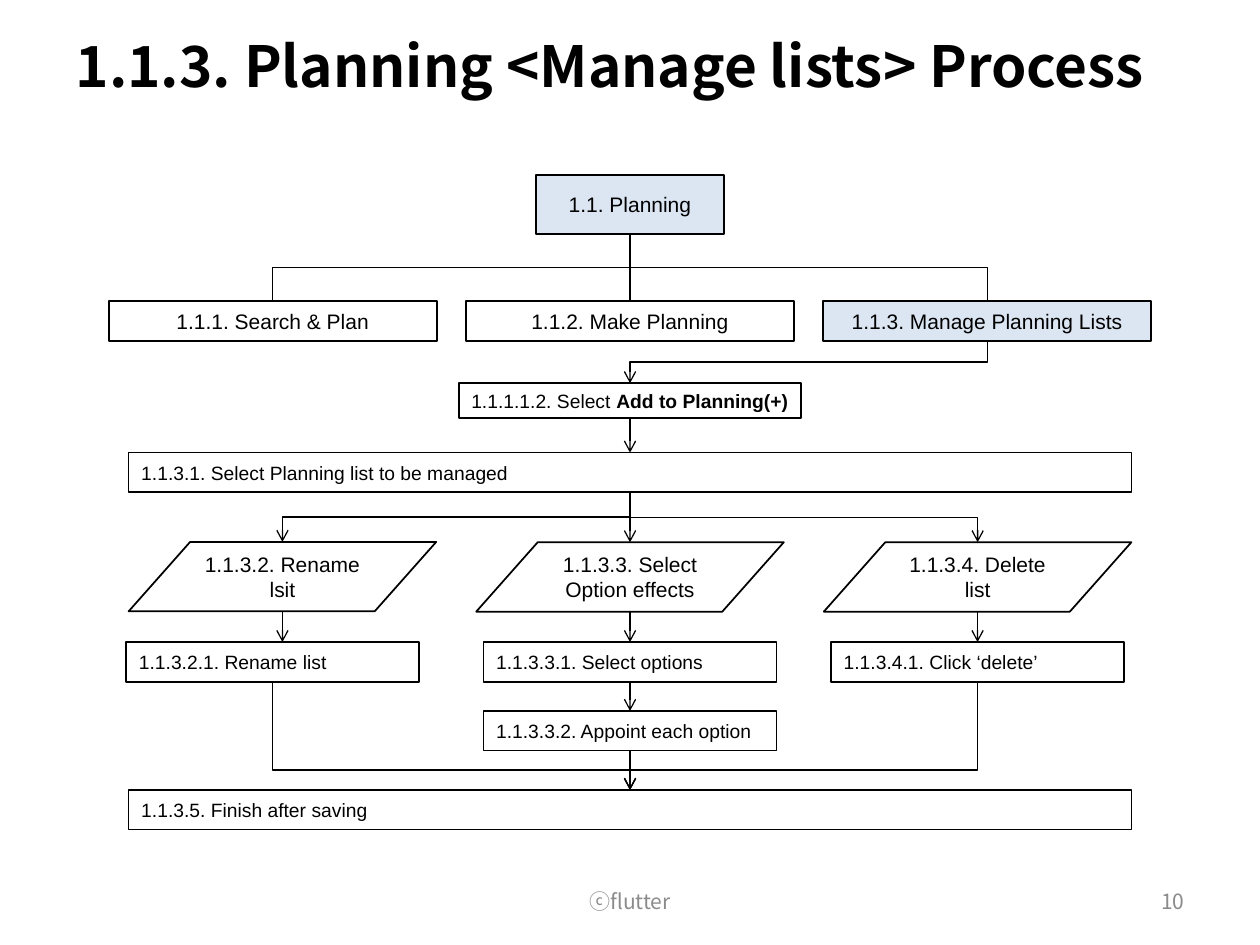
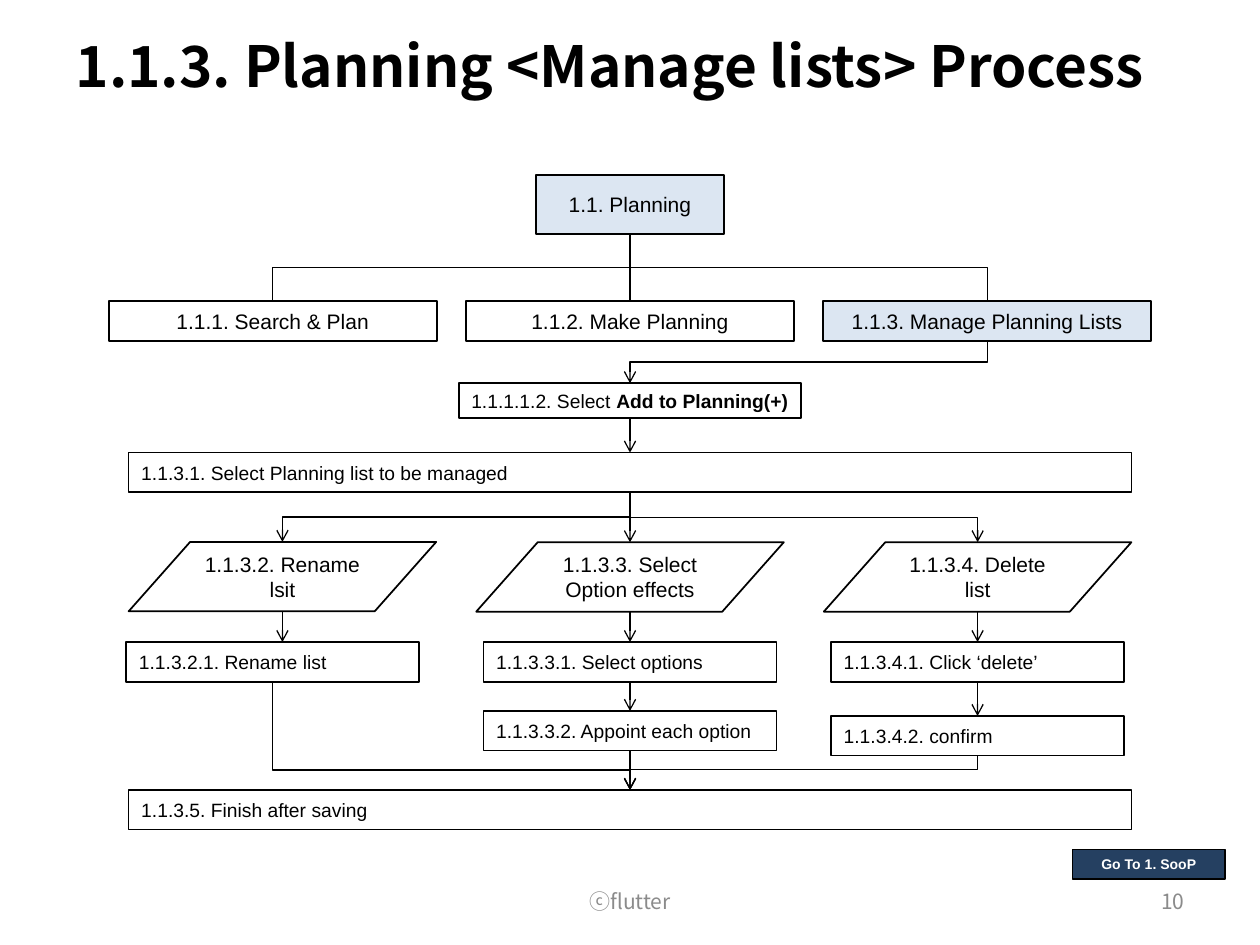
Before and after one commit to wooramc/soop_rep, a slide deck: slide 10 of flutter_process.pptx. Drawn at 1260x945 pixels with LibreOffice and Linux fonts; fonts in the diff are those of the drawing. Boxes give left, top, right and bottom in pixels: in the first picture for what was removed or moved away, otherwise in the second. Text is boxed around its words. In the diff, an @@ line names an element or a change of style, - is before the commit and + after.

Commit message:
process_hyperlink

```diff
--- a/flutter_process.pptx
+++ b/flutter_process.pptx
@@ arrow added from (978, 682) to (978, 716), #000000 0.75 pt @@
@@ rectangle added at (832, 716, 1125, 755), outline #000000 1 pt, 11 pt, text #000000 @@
+1.1.3.4.2. confirm
@@ elbow arrow moved from (978, 682) - (630, 790) to (978, 756) - (630, 790) @@
@@ rectangle added at (1072, 849, 1225, 879), fill #254061, outline #000000 1 pt, 8 pt, text #FFFFFF, bold @@
+Go To 1. SooP
```
Also in this commit, not shown: 15 other slides changed, 2 slides added.
